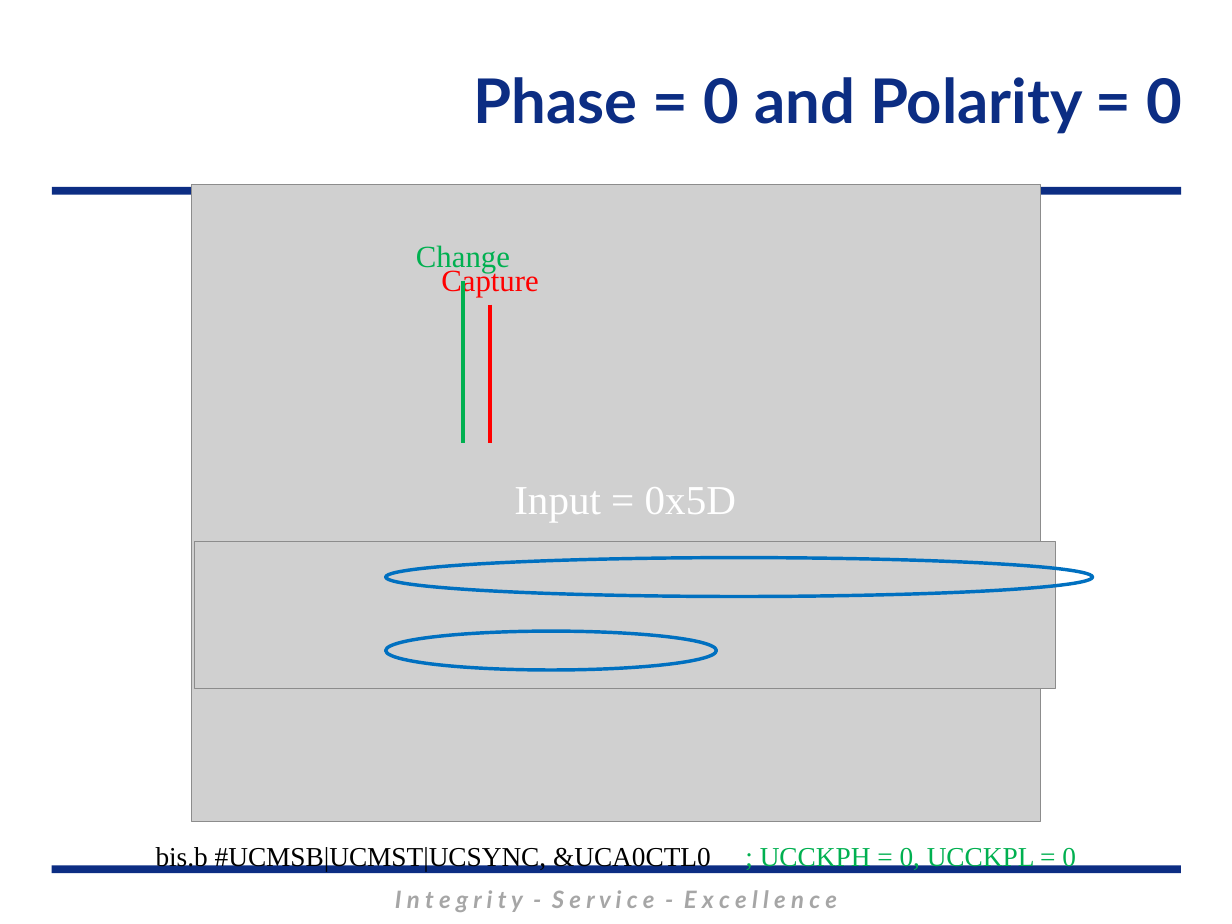
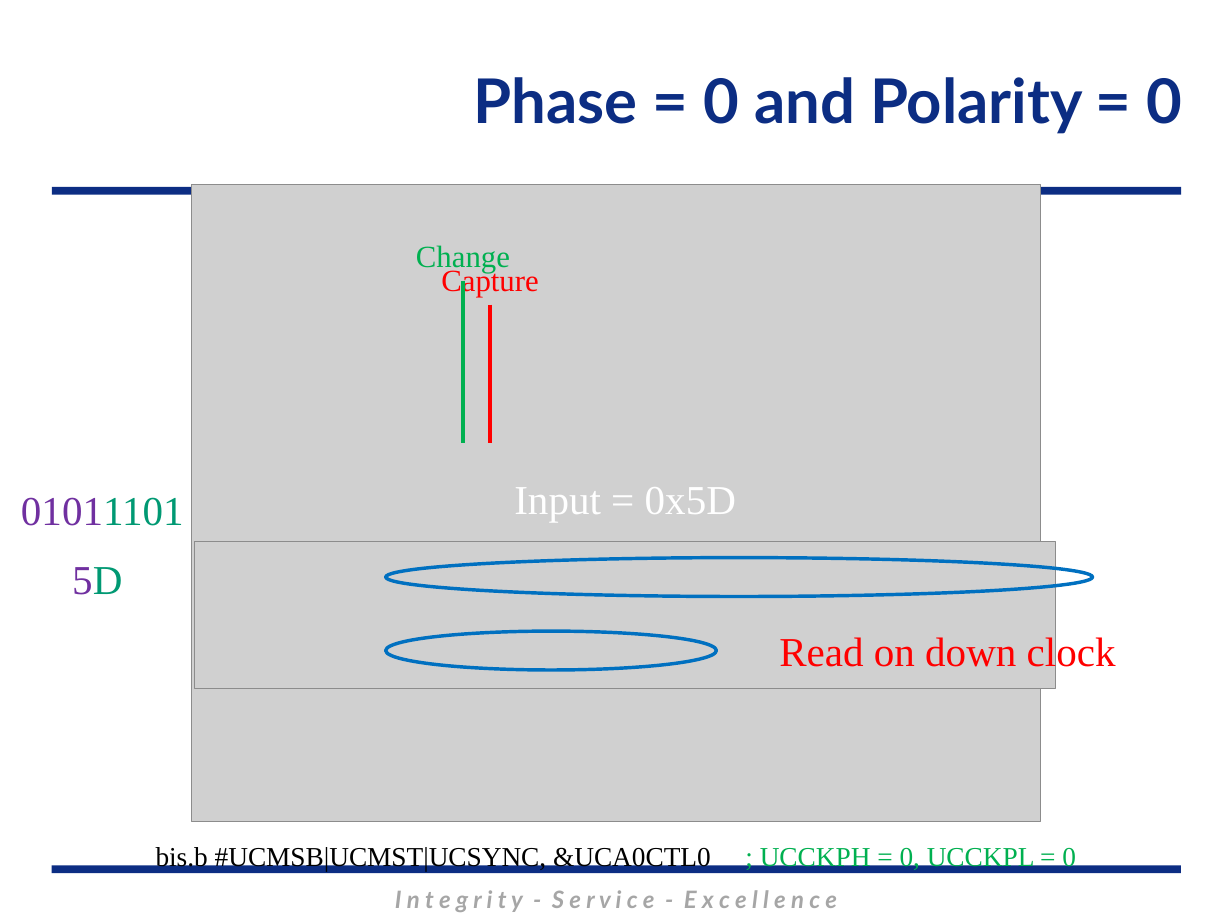
Before and after one commit to MarsUniversity/ECE382, a slide deck: slide 19 of source/lessons/lsn32-33-34/Lsn32-33-34.pptx. Drawn at 1232x924 pixels with LibreOffice and Linux fonts; fonts in the diff are those of the drawing; grey boxes stand for pictures; background and template pictures are left out. Boxes give left, top, right and bottom in pixels: in the first picture for what was removed or moved away, otherwise in the second. Text is boxed around its words. In the diff, an @@ line names an element or a change of style, - is before the commit and + after.

```diff
--- a/source/lessons/lsn32-33-34/Lsn32-33-34.pptx
+++ b/source/lessons/lsn32-33-34/Lsn32-33-34.pptx
@@ text added at (x1=21, y1=497, x2=184, y2=595), 24 pt, text #7030A0 @@
+01011101
+5D
@@ text added at (x1=779, y1=634, x2=1116, y2=674), 24 pt, text #FF0000 @@
+Read on down clock
```
Also in this commit, not shown: 8 other slides changed, 9 slides added, 3 slides removed.
